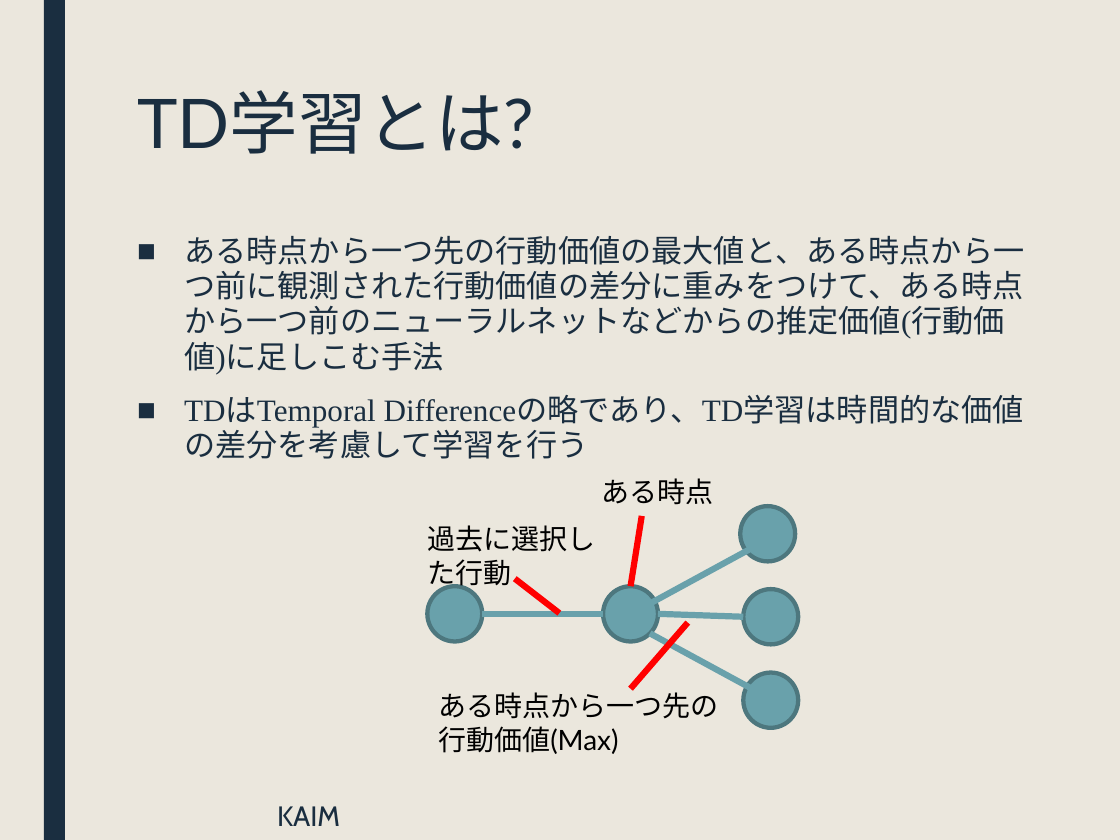
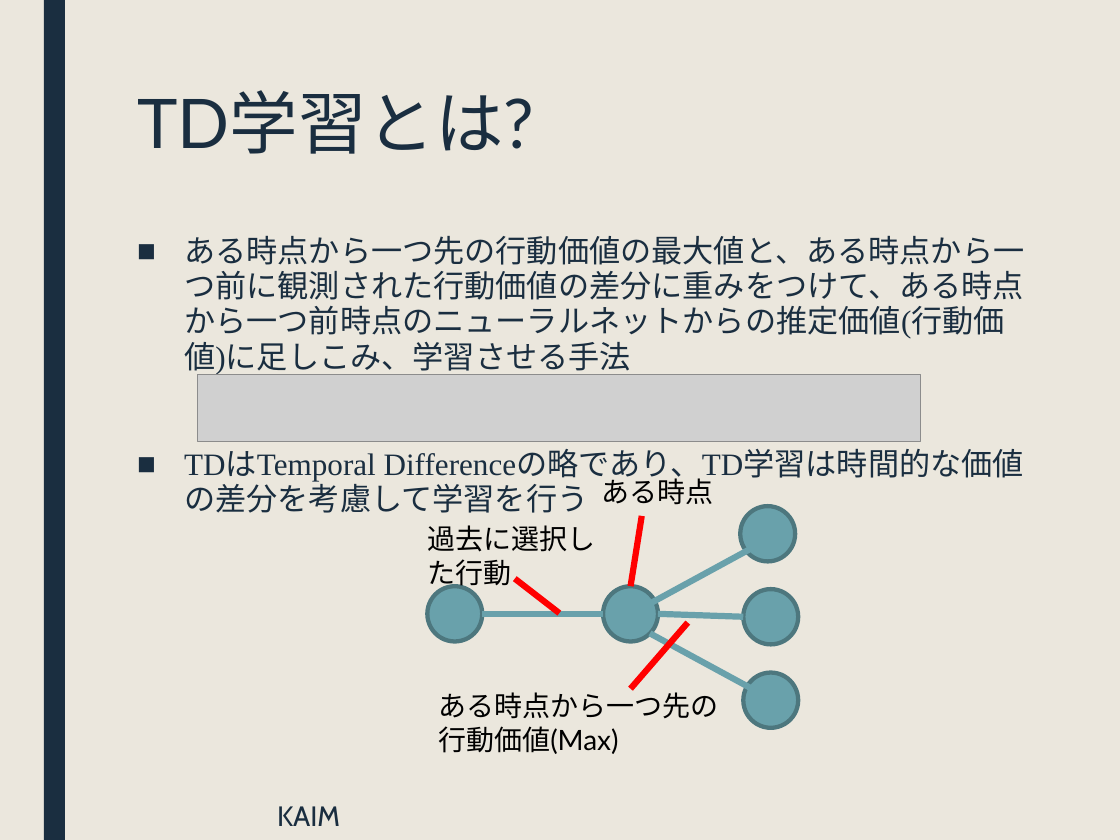
Before and after one commit to KanazawaAIMeetup/KanazawaAIMeetupDocs, a slide deck: slide 8 of DeepQNetwork/KAIM_DQN.pptx. Drawn at 1120x840 pixels with LibreOffice and Linux fonts; fonts in the diff are those of the drawing; grey boxes stand for pictures. Boxes give left, top, right and bottom in pixels: in the first picture for what was removed or moved away, otherwise in the second. Text is boxed around its words. In the diff, an @@ line names an element or a change of style, - is before the commit and + after.

```diff
--- a/DeepQNetwork/KAIM_DQN.pptx
+++ b/DeepQNetwork/KAIM_DQN.pptx
@@ text at (184, 236, 1024, 376): text changed @@
-■ ある時点から一つ先の行動価値の最大値と、ある時点から一つ前に観測された行動価値の差分に重みをつけて、ある時点から一つ前のニューラルネットなどからの推定価値(行動価値)に足しこむ手法
+■ ある時点から一つ先の行動価値の最大値と、ある時点から一つ前に観測された行動価値の差分に重みをつけて、ある時点から一つ前時点のニューラルネットからの推定価値(行動価値)に足しこみ、学習させる手法
@@ picture added at (198, 374, 922, 441) @@
```
Also in this commit, not shown: 1 slide added, 4 other files.
